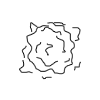
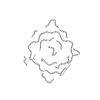
The second 100×100 image is a revision of the first. Changes to its layers:
showed "Layer 6 copy", opacity 79% → 59% over [23, 18, 81, 84]
added layer "Layer 16" (67%) above "Layer 6" over [19, 18, 81, 84]
hid "Layer 6" over [19, 22, 81, 80]
removed layer "Layer 7" over [21, 25, 73, 73]
